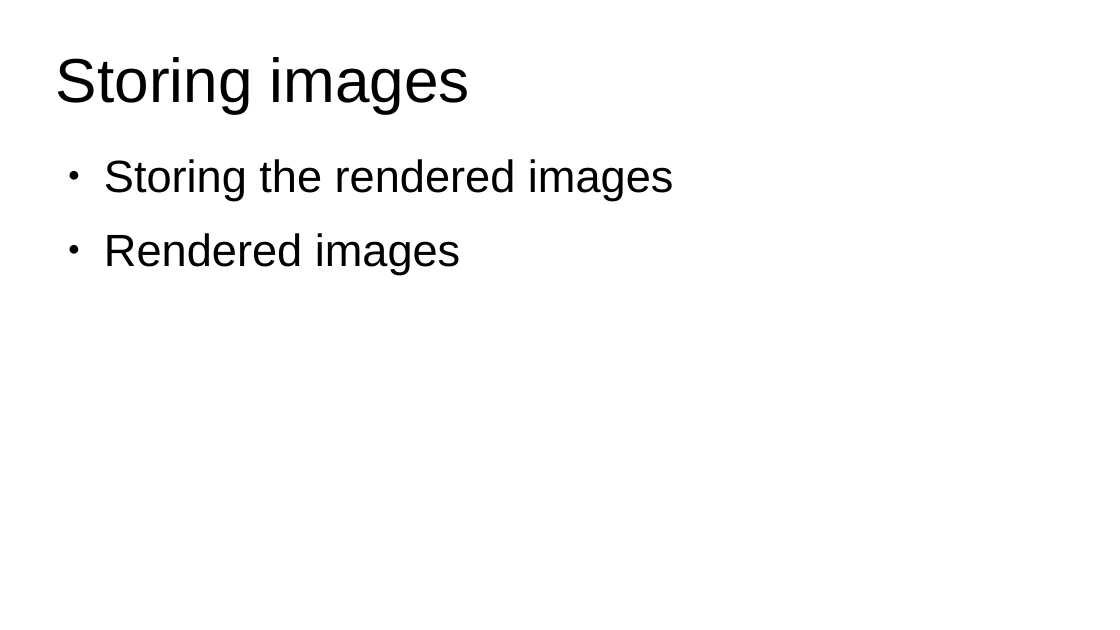
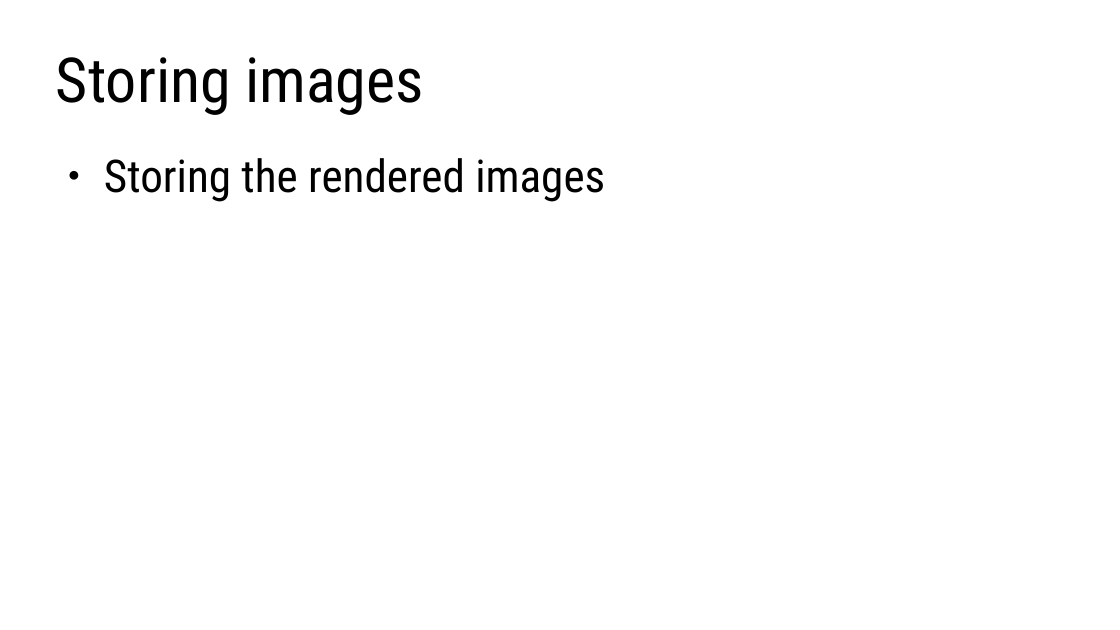
Before and after one commit to lorentzo/IntroductionToComputerGraphics, a slide deck: slide 6 of lectures/5_foundations_image_postprocessing/5_1_images.odp (slide 5 before the commit). Drawn at 1120x630 pixels with LibreOffice and Linux fonts; fonts in the diff are those of the drawing. Boxes give left, top, right and bottom in pixels: in the first picture for what was removed or moved away, otherwise in the second. Text is boxed around its words. In the diff, an @@ line names an element or a change of style, - is before the commit and + after.

Commit message:
image, post-process

```diff
--- a/lectures/5_foundations_image_postprocessing/5_1_images.odp
+++ b/lectures/5_foundations_image_postprocessing/5_1_images.odp
@@ title "Storing images" at [56, 57, 424, 115]: font Arial to Roboto Condensed @@
@@ text "Storing the rendered images" at [104, 158, 605, 202]: font Arial to Roboto Condensed @@
@@ text at [104, 233, 461, 275]: paragraph removed @@
-● Rendered images
```
Also in this commit, not shown: 6 other slides changed, 11 slides added, 8 other files.
